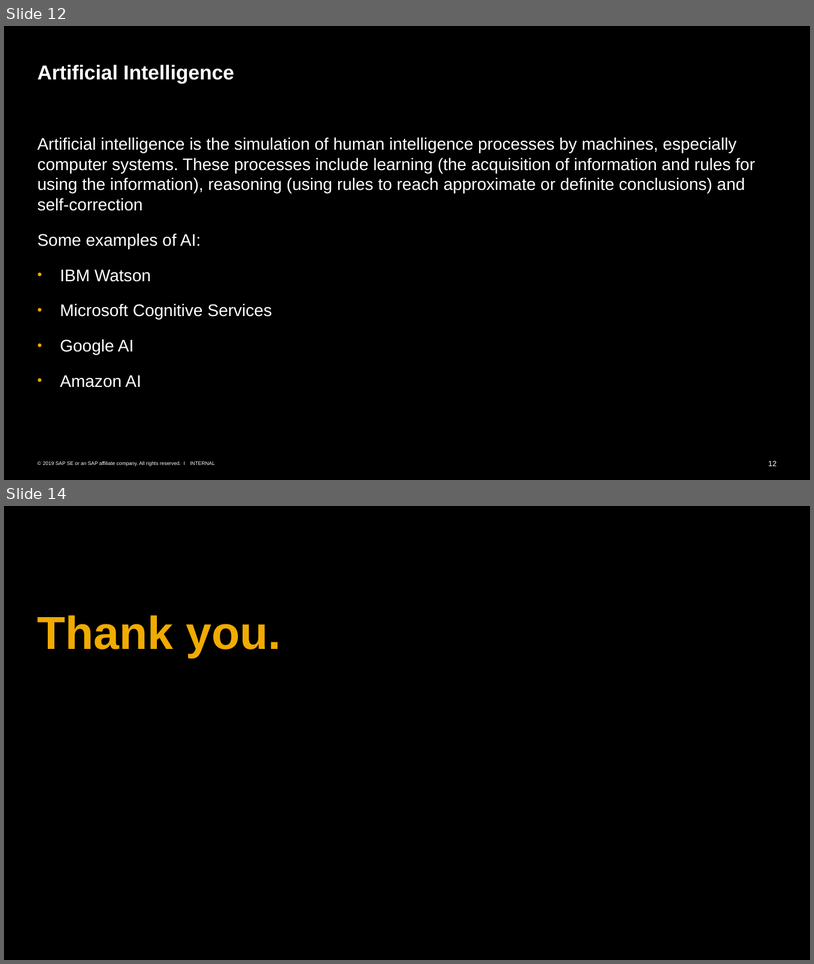
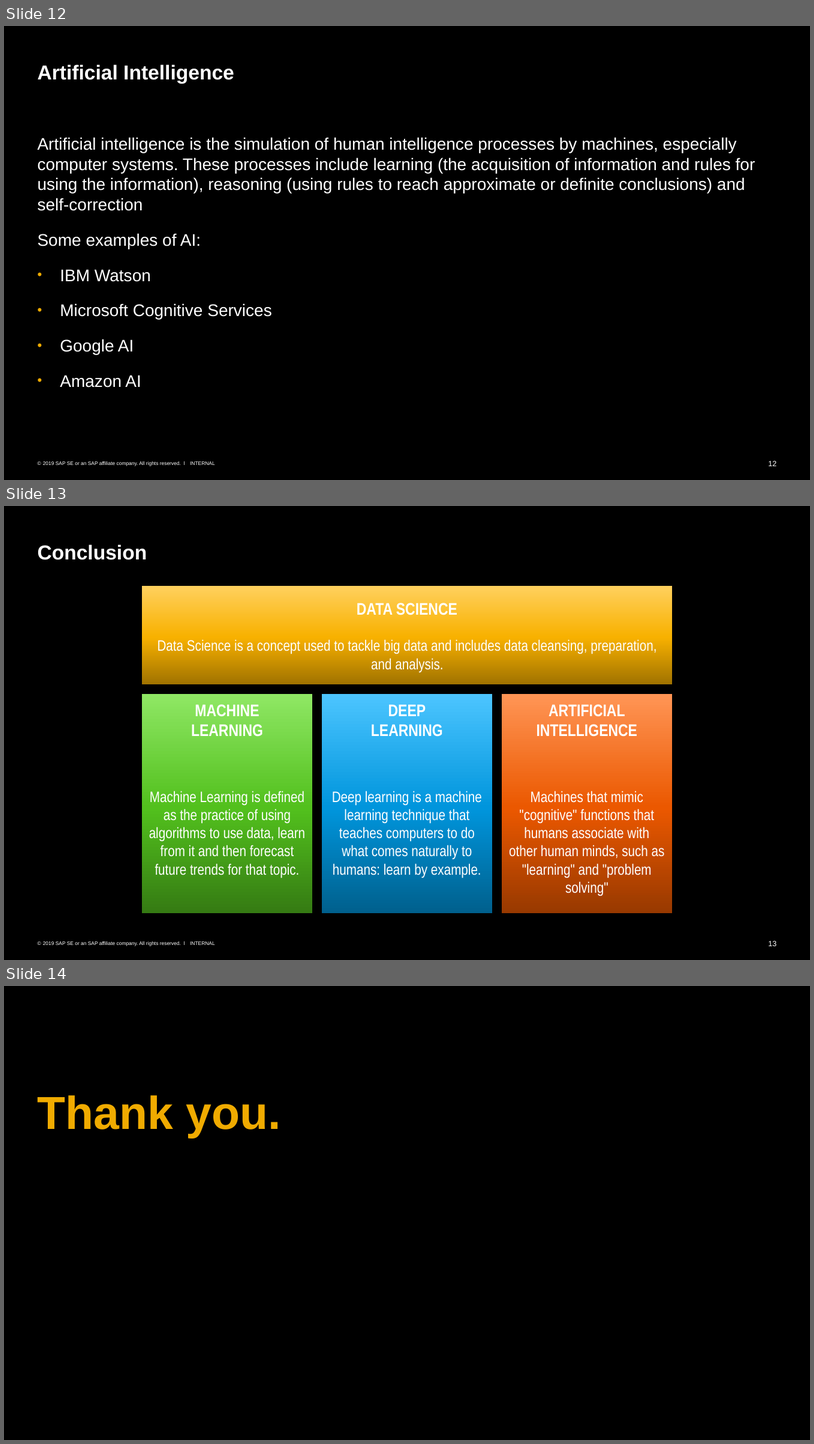
Before and after one commit to SherwinVarghese/Machine-Learning-TechknowSchool, a slide deck: 1. Intro To ML and Data Science/Overview.pptx. Shown one above the other, each under a label of ours: slides 12 and 14 before the commit, slides 12, 13 and 14 after it; the slides between them are not shown. The pictures are 814x964 and 814x1444 pixels, drawn with LibreOffice and Linux fonts; fonts in the diff are those of the drawing; background and template pictures are left out. Boxes give left, top, right and bottom in pixels: in the first picture for what was removed or moved away, otherwise in the second. Text is boxed around its words. In the diff, an @@ line names an element or a change of style, - is before the commit and + after.

```diff
--- a/1. Intro To ML and Data Science/Overview.pptx
+++ b/1. Intro To ML and Data Science/Overview.pptx
@@ slide 13 added at [4, 506, 810, 960], background #000000; not listed: 3 template elements that a slide beside it also shows @@
@@ title added at [38, 544, 147, 560], 24 pt, text #FFFFFF, bold @@
+Conclusion
@@ rectangle added at [142, 586, 672, 684], fill gradient #A17300 to #F8B100 to #FFD05D @@
@@ text added at [357, 603, 458, 615], 20 pt, text #FFFFFF, bold @@
+DATA SCIENCE
@@ text added at [158, 639, 657, 673], 18 pt, text #FFFFFF @@
+Data Science is a concept used to tackle big data and includes data cleansing, preparation, and analysis.
@@ rectangle added at [142, 693, 312, 912], fill gradient #357B13 to #52C01D to #8FE764 @@
@@ rectangle added at [322, 693, 492, 912], fill gradient #00608D to #0095DC to #4CC5FF @@
@@ rectangle added at [501, 693, 672, 912], fill gradient #983900 to #EB5800 to #FF9555 @@
@@ text added at [191, 704, 263, 736], 20 pt, text #FFFFFF, bold @@
+MACHINE
+LEARNING
@@ text added at [371, 704, 443, 736], 20 pt, text #FFFFFF, bold @@
+DEEP
+LEARNING
@@ text added at [537, 704, 638, 736], 20 pt, text #FFFFFF, bold @@
+ARTIFICIAL
+INTELLIGENCE
@@ text added at [149, 790, 305, 878], 18 pt, text #FFFFFF @@
+Machine Learning is defined as the practice of using algorithms to use data, learn from it and then forecast future trends for that topic.
@@ text added at [332, 790, 482, 878], 18 pt, text #FFFFFF @@
+Deep learning is a machine learning technique that teaches computers to do what comes naturally to humans: learn by example.
@@ text added at [509, 790, 665, 896], 18 pt, text #FFFFFF @@
+Machines that mimic "cognitive" functions that humans associate with other human minds, such as "learning" and "problem solving"
```
Also in this commit, not shown: 1 slide removed.
